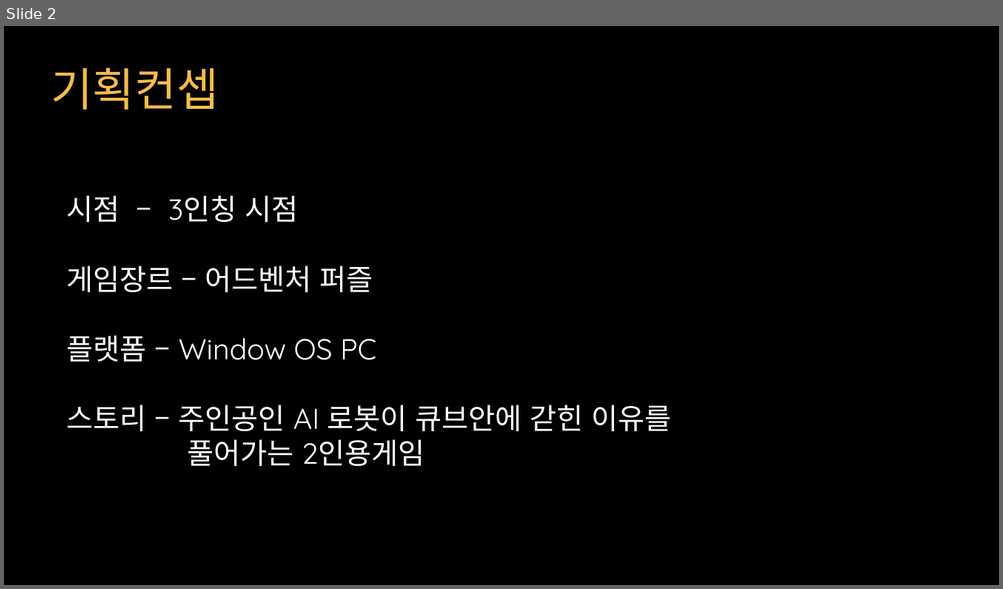
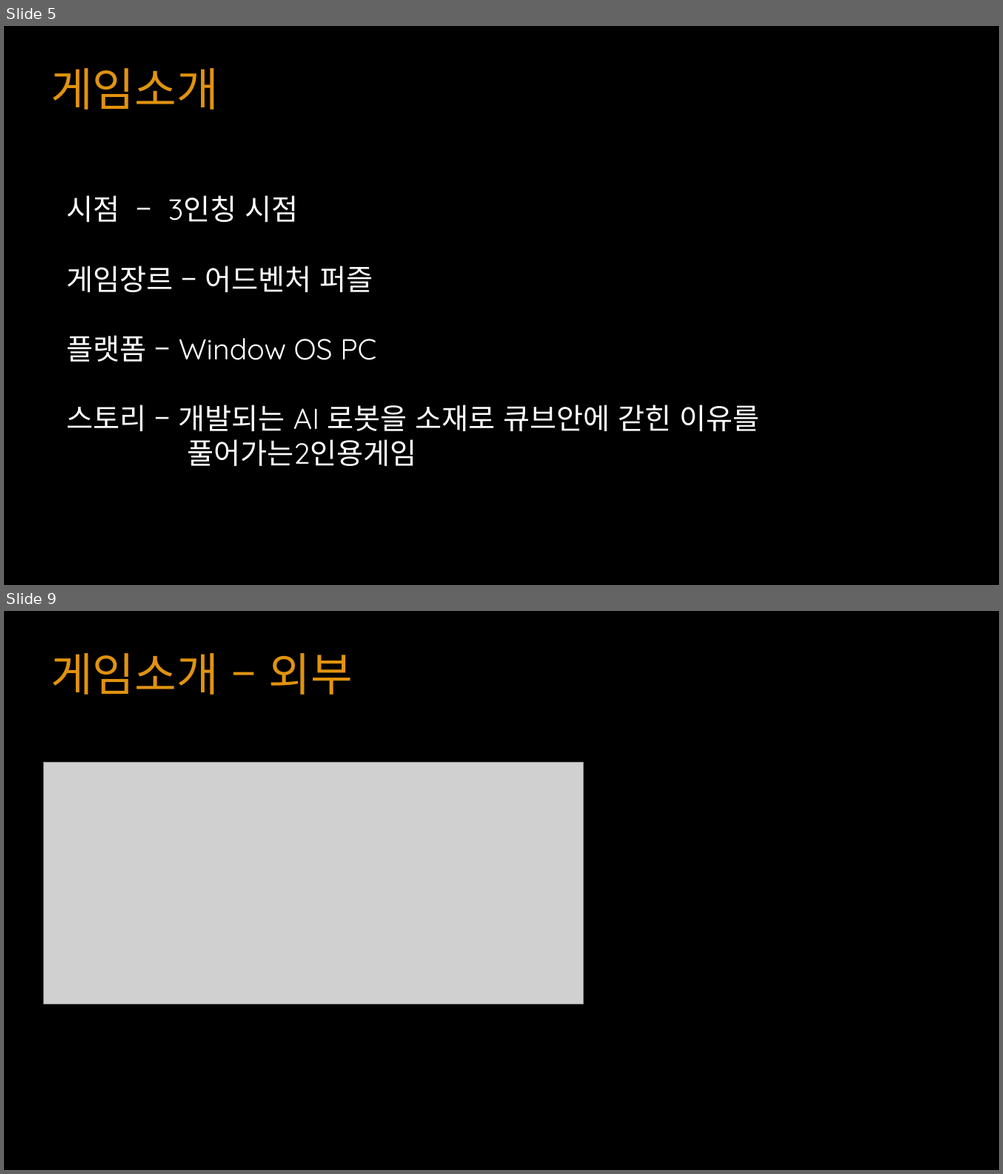
Before and after one commit to YKTeam/Room503, a slide deck: Document/Escape Cube(가제) ppt.pptx. Shown one above the other, each under a label of ours: slide 2 before the commit, slides 5 and 9 after it; the slides between them are not shown. The pictures are 1003x589 and 1003x1174 pixels, drawn with LibreOffice and Linux fonts; fonts in the diff are those of the drawing; grey boxes stand for pictures. Boxes give left, top, right and bottom in pixels: in the first picture for what was removed or moved away, otherwise in the second. Text is boxed around its words. In the diff, an @@ line names an element or a change of style, - is before the commit and + after.

```diff
--- a/Document/Escape Cube(가제) ppt.pptx
+++ b/Document/Escape Cube(가제) ppt.pptx
@@ slide 9 added at (x1=4, y1=611, x2=999, y2=1170), background #000000 @@
@@ text added at (x1=51, y1=653, x2=353, y2=695), 44 pt, text #E1930E @@
+게임소개 – 외부
@@ picture added at (x1=43, y1=762, x2=583, y2=1004) @@
@@ what was slide 2 is now slide 5 @@
@@ slide 5 changed as well @@
@@ text at (x1=51, y1=68, x2=219, y2=110): text changed; text colour #F5BC4B to #E1930E @@
-기획컨셉
+게임소개
@@ text at (x1=67, y1=405, x2=760, y2=466): text changed @@
-스토리 – 주인공인 AI 로봇이 큐브안에 갇힌 이유를
-풀어가는 2인용게임
+스토리 – 개발되는 AI 로봇을 소재로 큐브안에 갇힌 이유를
+풀어가는2인용게임
```
Also in this commit, not shown: 1 other slide changed, 10 other slides added, 2 slides removed.
